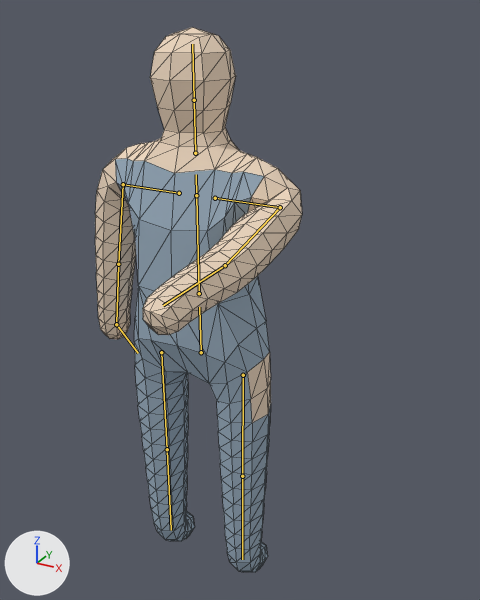
The glTF model models/tio.glb, before and after one commit.
Both versions are drawn from a 50 mm lens placed at (0.993, -1.554, 1.845), pointed at (0.083, 0.102, 1.017). The axes (+X, +Y, +Z) are drawn at lower left. The lights are the same throughout. The older version comes first. Both versions are drawn at frame 14 of the action 'pintar_braco'; the numbers are the values there. The bones that change, and the others that lie on the model, are drawn over the model as lines. Mesh edges are drawn as thin lines.

In view in the first picture: 'Tio2'.
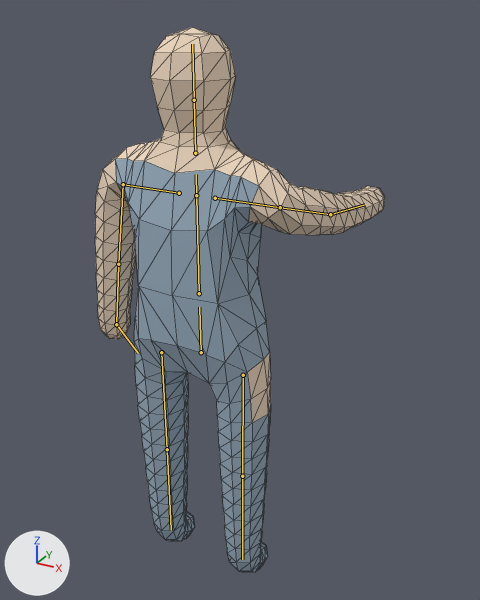
Boxes [x1, y1, x2, y2] around the edits, measured in the pictures (480 x 600 px):
'Tio2', posed (40% wider)
    before: [95, 27, 302, 572]
    after: [95, 27, 385, 572]
bone 'Braco_D', root to tip
    before: (280, 207) to (225, 265)
    after: (280, 207) to (330, 214)
bone 'Antebraco_D', root to tip
    before: (225, 265) to (163, 305)
    after: (330, 214) to (365, 204)

What the commit changed:
Bone 'Braco_D' (bone_braco_d) turns from (-72, 0, 0) to (72, 0, 0) degrees about its own x, y and z.
Bone 'Antebraco_D' (bone_antebraco_d) turns from (-12, 0, 0) to (12, 0, 0) degrees about its own x, y and z.
